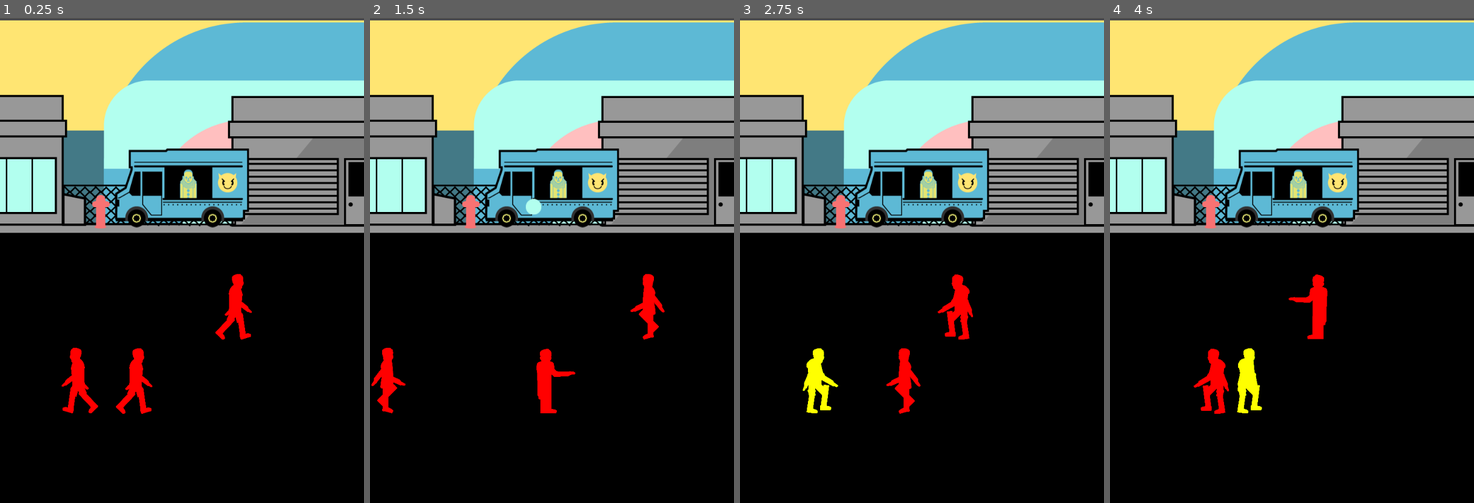
Above: before the commit, frames 1-4 (left to right).
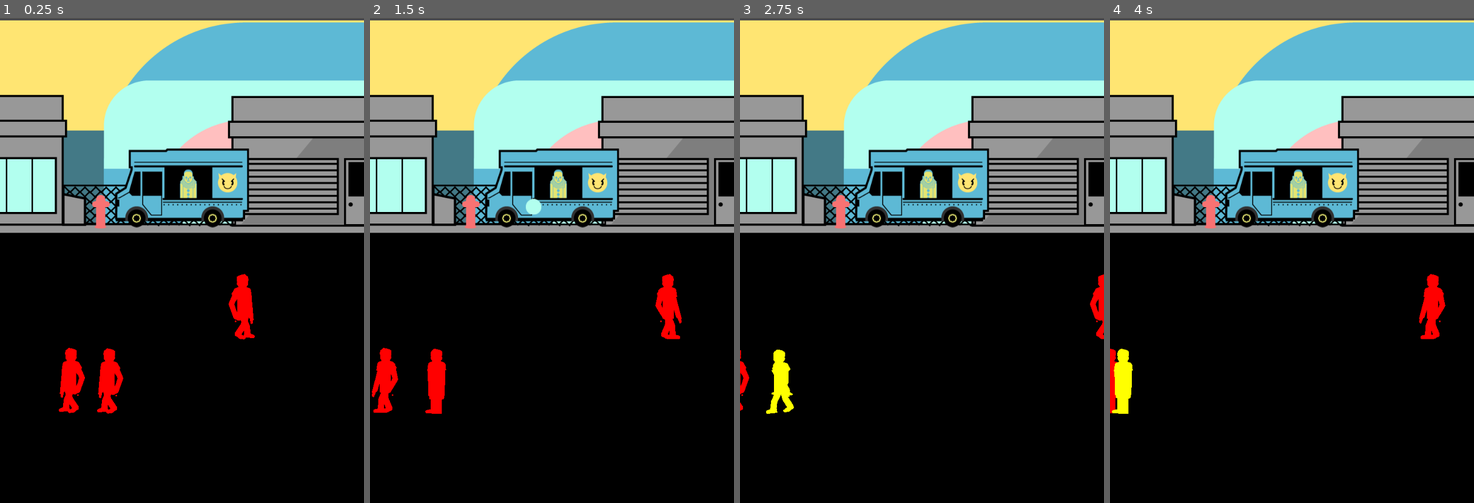
Above: after the commit, the same moments.

Repository: kutselabskii/godot-defence
Game: Godot game, scene res://scenes/Main/Main.tscn
Same seed, same stepped clock (60 frames per second), same inputs: the game is played once before the commit and once after it. Sound files missing from this copy of the repository are replaced by a short silence.
Inputs (mouse positions are in pixels of both pictures, inside the frame that each line leads up to):
- Up to frame 1 (0.25 s): no input
- Up to frame 2 (1.5 s): move the mouse to (632, 236) at 0.52 s; tap M (key_m) at 0.6 s; move the mouse to (479, 284) at 1.27 s; click (479, 284) at 1.35 s
- Up to frame 3 (2.75 s): move the mouse to (958, 153) at 2.02 s; tap M (key_m) at 2.1 s
- Up to frame 4 (4 s): move the mouse to (1273, 357) at 2.77 s; click (1273, 357) at 2.85 s; move the mouse to (1401, 333) at 3.52 s; tap M (key_m) at 3.6 s

The runs differ from the first frame. In frame 1, 2.2% of the frame differs, in the area x 16-70%, y 52-82%; in frame 2, 2.5%; in frame 3, 2.7%; in frame 4, 3.1%, in the area x 0-93%, y 52-82%.

Commit message:
Change animation system
Now uses AnimationPlayer and a Sprite instead of AnimatedSprite

Diff:
--- a/scenes/Mob/Mob.gd
+++ b/scenes/Mob/Mob.gd
@@ -4,7 +4,7 @@
 	IDLE,
 	WALK_RIGHT,
 	WALK_LEFT,
-	HAND
+	DYING
 }
 
 var modulations = [Color(0, 0, 255), Color(255, 255, 0), Color(255, 0, 0)]
@@ -18,8 +18,7 @@
 	randomize()
 	change_state()
 	switch_animation()
-	$AnimatedSprite.self_modulate = modulations[hit_points]
-	$AnimatedSprite.play()
+	$Sprite.self_modulate = modulations[hit_points]
 
 
 func _process(delta):
@@ -38,30 +37,36 @@
 
 func _on_Player_area_entered(area):
 	hit_points -= 1
-	$AnimatedSprite.self_modulate = modulations[hit_points]
+	$Sprite.self_modulate = modulations[hit_points]
 
-	if hit_points == 0:
-		get_parent().create_mob()
-		queue_free()
+	if hit_points <= 0:
+		$StateTimer.stop()
+		state = STATE.DYING
+		$CollisionShape2D.disabled = true
+		$AnimationPlayer.play("Dying")
+		$Beep.play()
 
 
 func switch_animation():
 	if state == STATE.IDLE:
-		$AnimatedSprite.animation = "Idle"
+		$AnimationPlayer.play("Idle")
 	elif state == STATE.WALK_LEFT:
-		$AnimatedSprite.animation = "Left"
-		$AnimatedSprite.flip_h = false
+		$AnimationPlayer.play("Movement")
+		$Sprite.flip_h = false
 	elif state == STATE.WALK_RIGHT:
-		$AnimatedSprite.animation = "Left"
-		$AnimatedSprite.flip_h = true
-	elif state == STATE.HAND:
-		$AnimatedSprite.animation = "Rise hand"
+		$AnimationPlayer.play("Movement")
+		$Sprite.flip_h = true
 
 func change_state():
 	var time = randf() + 1
-	var new_state = randi() % len(STATE)
+	var new_state = randi() % (len(STATE) - 1)
 	state = new_state
 	switch_animation()
 	$StateTimer.wait_time = time
 	$StateTimer.one_shot = true
 	$StateTimer.start()
+
+func _on_AnimationPlayer_animation_finished(anim_name):
+	if anim_name == "Dying":
+		get_parent().create_mob()
+		queue_free()
--- a/scenes/Mob/Mob.tscn
+++ b/scenes/Mob/Mob.tscn
@@ -1,40 +1,126 @@
-[gd_scene load_steps=12 format=2]
+[gd_scene load_steps=9 format=2]
 
 [ext_resource path="res://scenes/Mob/Mob.gd" type="Script" id=1]
-[ext_resource path="res://resources/textures/hero/Artboard 4 copy 7.png" type="Texture" id=2]
-[ext_resource path="res://resources/textures/hero/Artboard 4 copy 10.png" type="Texture" id=3]
-[ext_resource path="res://resources/textures/hero/Artboard 4 copy 11.png" type="Texture" id=4]
-[ext_resource path="res://resources/textures/hero/Artboard 4 copy 8.png" type="Texture" id=5]
-[ext_resource path="res://resources/textures/hero/Artboard 4 copy 9.png" type="Texture" id=6]
-[ext_resource path="res://resources/textures/hero/Artboard 4 copy 12.png" type="Texture" id=7]
-[ext_resource path="res://resources/textures/hero/Artboard 4 copy.png" type="Texture" id=8]
-[ext_resource path="res://resources/sounds/small/sound_guy_hand.wav" type="AudioStream" id=9]
-
-[sub_resource type="SpriteFrames" id=1]
-
-animations = [ {
-"frames": [ ExtResource( 2 ) ],
-"loop": true,
-"name": "Idle",
-"speed": 2.0
-}, {
-"frames": [ ExtResource( 3 ), ExtResource( 4 ), ExtResource( 5 ), ExtResource( 6 ), ExtResource( 7 ) ],
-"loop": true,
-"name": "Left",
-"speed": 5.0
-}, {
-"frames": [ ExtResource( 8 ) ],
-"loop": true,
-"name": "Rise hand",
-"speed": 5.0
-} ]
-_sections_unfolded = [ "Resource" ]
+[ext_resource path="res://resources/sounds/small/GTA 5 wasted  sound effect.wav" type="AudioStream" id=2]
+[ext_resource path="res://resources/spritesheets/movement_001.png" type="Texture" id=3]
+[ext_resource path="res://resources/spritesheets/death_scene_sheet.png" type="Texture" id=4]
+[ext_resource path="res://scenes/Mob/animations/Idle.tres" type="Animation" id=5]
 
 [sub_resource type="CapsuleShape2D" id=2]
 
 custom_solver_bias = 0.0
 radius = 20.0097
 height = 69.6512
+
+[sub_resource type="Animation" id=3]
+
+resource_name = "Dying"
+length = 0.48
+loop = false
+step = 0.08
+tracks/0/type = "value"
+tracks/0/path = NodePath("Sprite:texture")
+tracks/0/interp = 1
+tracks/0/loop_wrap = true
+tracks/0/imported = false
+tracks/0/enabled = true
+tracks/0/keys = {
+"times": PoolRealArray( 0, 0.08, 0.16, 0.24, 0.32, 0.4 ),
+"transitions": PoolRealArray( 1, 1, 1, 1, 1, 1 ),
+"update": 1,
+"values": [ ExtResource( 4 ), ExtResource( 4 ), ExtResource( 4 ), ExtResource( 4 ), ExtResource( 4 ), ExtResource( 4 ) ]
+}
+tracks/1/type = "value"
+tracks/1/path = NodePath("Sprite:vframes")
+tracks/1/interp = 1
+tracks/1/loop_wrap = true
+tracks/1/imported = false
+tracks/1/enabled = true
+tracks/1/keys = {
+"times": PoolRealArray( 0, 0.08, 0.16, 0.24, 0.32, 0.4 ),
+"transitions": PoolRealArray( 1, 1, 1, 1, 1, 1 ),
+"update": 1,
+"values": [ 1, 1, 1, 1, 1, 1 ]
+}
+tracks/2/type = "value"
+tracks/2/path = NodePath("Sprite:hframes")
+tracks/2/interp = 1
+tracks/2/loop_wrap = true
+tracks/2/imported = false
+tracks/2/enabled = true
+tracks/2/keys = {
+"times": PoolRealArray( 0, 0.08, 0.16, 0.24, 0.32, 0.4 ),
+"transitions": PoolRealArray( 1, 1, 1, 1, 1, 1 ),
+"update": 1,
+"values": [ 6, 6, 6, 6, 6, 6 ]
+}
+tracks/3/type = "value"
+tracks/3/path = NodePath("Sprite:frame")
+tracks/3/interp = 1
+tracks/3/loop_wrap = true
+tracks/3/imported = false
+tracks/3/enabled = true
+tracks/3/keys = {
+"times": PoolRealArray( 0, 0.08, 0.16, 0.24, 0.32, 0.4 ),
+"transitions": PoolRealArray( 1, 1, 1, 1, 1, 1 ),
+"update": 1,
+"values": [ 0, 1, 2, 3, 4, 5 ]
+}
+
+[sub_resource type="Animation" id=4]
+
+resource_name = "Movement"
+length = 0.5
+loop = true
+step = 0.13
+tracks/0/type = "value"
+tracks/0/path = NodePath("Sprite:texture")
+tracks/0/interp = 1
+tracks/0/loop_wrap = true
+tracks/0/imported = false
+tracks/0/enabled = true
+tracks/0/keys = {
+"times": PoolRealArray( 0 ),
+"transitions": PoolRealArray( 1 ),
+"update": 1,
+"values": [ ExtResource( 3 ) ]
+}
+tracks/1/type = "value"
+tracks/1/path = NodePath("Sprite:vframes")
+tracks/1/interp = 1
+tracks/1/loop_wrap = true
+tracks/1/imported = false
+tracks/1/enabled = true
+tracks/1/keys = {
+"times": PoolRealArray( 0 ),
+"transitions": PoolRealArray( 1 ),
+"update": 1,
+"values": [ 1 ]
+}
+tracks/2/type = "value"
+tracks/2/path = NodePath("Sprite:hframes")
+tracks/2/interp = 1
+tracks/2/loop_wrap = true
+tracks/2/imported = false
+tracks/2/enabled = true
+tracks/2/keys = {
+"times": PoolRealArray( 0 ),
+"transitions": PoolRealArray( 1 ),
+"update": 1,
+"values": [ 4 ]
+}
+tracks/3/type = "value"
+tracks/3/path = NodePath("Sprite:frame")
+tracks/3/interp = 1
+tracks/3/loop_wrap = true
+tracks/3/imported = false
+tracks/3/enabled = true
+tracks/3/keys = {
+"times": PoolRealArray( 0, 0.13, 0.26, 0.39 ),
+"transitions": PoolRealArray( 1, 1, 1, 1 ),
+"update": 1,
+"values": [ 0, 1, 2, 3 ]
+}
 
 [node name="Mob" type="Area2D" index="0"]
 
@@ -50,38 +136,52 @@
 script = ExtResource( 1 )
 _sections_unfolded = [ "Collision" ]
 
-[node name="AnimatedSprite" type="AnimatedSprite" parent="." index="0"]
+[node name="CollisionShape2D" type="CollisionShape2D" parent="." index="0"]
 
-modulate = Color( 0.137255, 0.160784, 0.184314, 1 )
-frames = SubResource( 1 )
-animation = "Idle"
-_sections_unfolded = [ "Visibility" ]
-
-[node name="CollisionShape2D" type="CollisionShape2D" parent="." index="1"]
-
-position = Vector2( 20.6552, 2.41582 )
+position = Vector2( 1.09192, 3.87576 )
 scale = Vector2( 1, 1.2775 )
 shape = SubResource( 2 )
 __meta__ = {
 "_edit_group_": true
 }
 
-[node name="Beep" type="AudioStreamPlayer" parent="." index="2"]
+[node name="Beep" type="AudioStreamPlayer" parent="." index="1"]
 
-stream = ExtResource( 9 )
+stream = ExtResource( 2 )
 volume_db = 0.0
 pitch_scale = 1.0
 autoplay = false
 mix_target = 0
 bus = "Master"
 
-[node name="StateTimer" type="Timer" parent="." index="3"]
+[node name="StateTimer" type="Timer" parent="." index="2"]
 
 process_mode = 1
 wait_time = 1.0
 one_shot = false
 autostart = false
 
+[node name="Sprite" type="Sprite" parent="." index="3"]
+
+texture = ExtResource( 3 )
+hframes = 4
+frame = 1
+_sections_unfolded = [ "Animation", "Visibility" ]
+
+[node name="AnimationPlayer" type="AnimationPlayer" parent="." index="4"]
+
+root_node = NodePath("..")
+autoplay = ""
+playback_process_mode = 1
+playback_default_blend_time = 0.0
+playback_speed = 1.0
+anims/Dying = SubResource( 3 )
+anims/Idle = ExtResource( 5 )
+anims/Movement = SubResource( 4 )
+blend_times = [  ]
+
 [connection signal="area_entered" from="." to="." method="_on_Player_area_entered"]
 
 [connection signal="timeout" from="StateTimer" to="." method="change_state"]
+
+[connection signal="animation_finished" from="AnimationPlayer" to="." method="_on_AnimationPlayer_animation_finished"]
--- /dev/null
+++ b/scenes/Mob/animations/Idle.tres
@@ -0,0 +1,58 @@
+[gd_resource type="Animation" load_steps=2 format=2]
+
+[ext_resource path="res://resources/spritesheets/clown_concept.png" type="Texture" id=1]
+
+[resource]
+
+resource_name = "Idle"
+length = 0.5
+loop = true
+step = 0.16
+tracks/0/type = "value"
+tracks/0/path = NodePath("Sprite:texture")
+tracks/0/interp = 1
+tracks/0/loop_wrap = true
+tracks/0/imported = false
+tracks/0/enabled = true
+tracks/0/keys = {
+"times": PoolRealArray( 0, 0.16, 0.32 ),
+"transitions": PoolRealArray( 1, 1, 1 ),
+"update": 1,
+"values": [ ExtResource( 1 ), ExtResource( 1 ), ExtResource( 1 ) ]
+}
+tracks/1/type = "value"
+tracks/1/path = NodePath("Sprite:vframes")
+tracks/1/interp = 1
+tracks/1/loop_wrap = true
+tracks/1/imported = false
+tracks/1/enabled = true
+tracks/1/keys = {
+"times": PoolRealArray( 0, 0.16, 0.32 ),
+"transitions": PoolRealArray( 1, 1, 1 ),
+"update": 1,
+"values": [ 1, 1, 1 ]
+}
+tracks/2/type = "value"
+tracks/2/path = NodePath("Sprite:hframes")
+tracks/2/interp = 1
+tracks/2/loop_wrap = true
+tracks/2/imported = false
+tracks/2/enabled = true
+tracks/2/keys = {
+"times": PoolRealArray( 0, 0.16, 0.32 ),
+"transitions": PoolRealArray( 1, 1, 1 ),
+"update": 1,
+"values": [ 3, 3, 3 ]
+}
+tracks/3/type = "value"
+tracks/3/path = NodePath("Sprite:frame")
+tracks/3/interp = 1
+tracks/3/loop_wrap = true
+tracks/3/imported = false
+tracks/3/enabled = true
+tracks/3/keys = {
+"times": PoolRealArray( 0, 0.16, 0.32 ),
+"transitions": PoolRealArray( 1, 1, 1 ),
+"update": 1,
+"values": [ 0, 1, 2 ]
+}
Not shown, added: resources/sounds/small/GTA 5 wasted sound effect.wav.import
Binary file added: resources/spritesheets/movement_001.png
Not shown, added: resources/spritesheets/movement_001.png.import
Not shown, added: resources/sounds/small/GTA 5 wasted sound effect.wav
